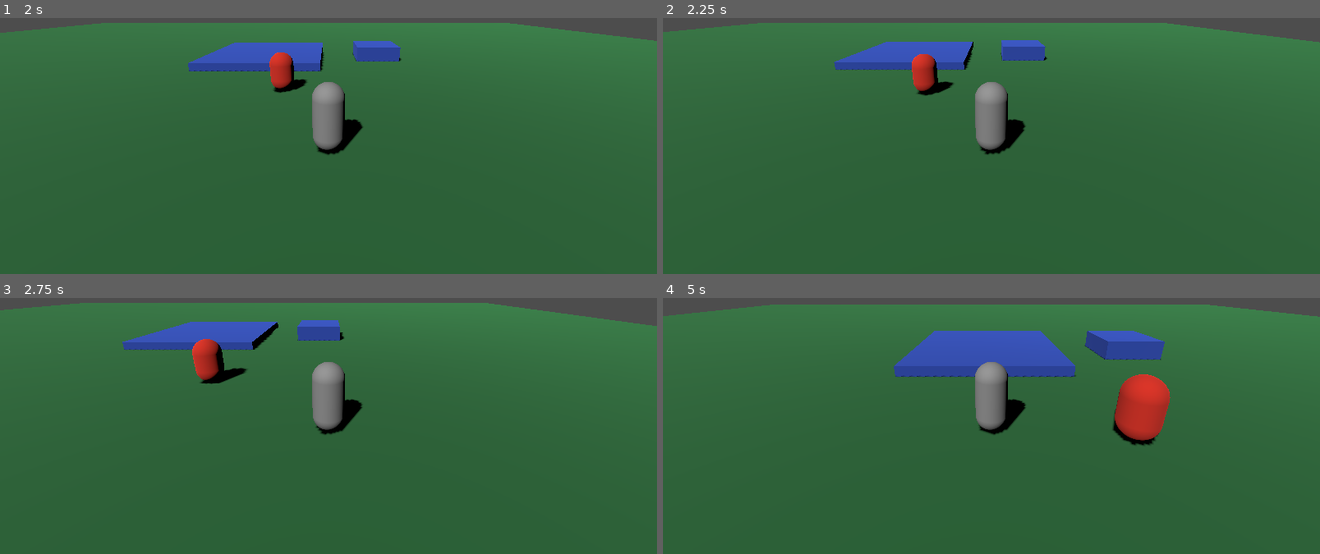
Above: before the commit, frames 1-4 (two rows, left to right).
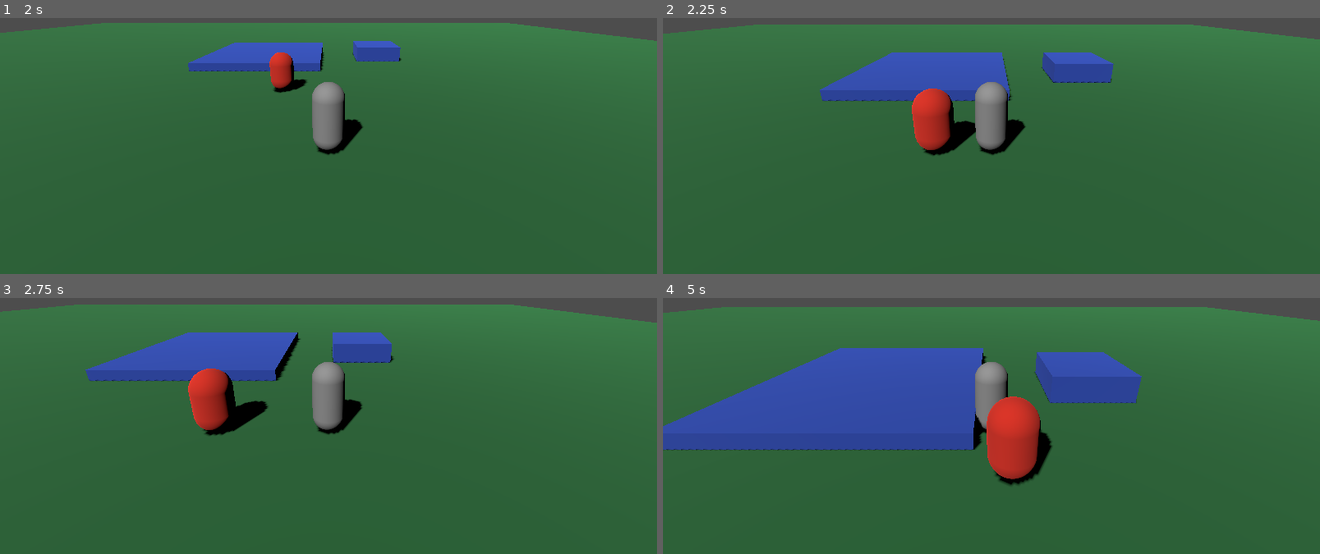
Above: after the commit, the same moments.

Repository: arasamuthu7-maker/Ultimate-Power-
Game: Godot game, scene res://Main.tscn
Same seed, same stepped clock (60 frames per second), same inputs: the game is played once before the commit and once after it.
Inputs:
- Up to frame 1 (2 s): tap Enter at 0.5 s; hold Right (ui_right) 0.53-1.28 s; tap 1 at 0.6 s; hold Down (ui_down) from 1.28 s (still down); tap 2 at 1.35 s
- Up to frame 2 (2.25 s): release Down (ui_down) at 2.03 s; hold Right (ui_right) from 2.03 s (still down); tap 3 at 2.1 s
- Up to frame 3 (2.75 s): keep holding Right (ui_right)
- Up to frame 4 (5 s): release Right (ui_right) at 2.78 s; hold Up (ui_up) 2.78-3.53 s; tap 1 at 2.85 s; hold Left (ui_left) from 3.53 s (still down); tap 2 at 3.6 s; tap 3 at 4.35 s

Frame 1 is identical in both runs. In frame 2, 8.7% of the frame differs, in the area x 0-100%, y 1-54%; in frame 3, 9.1%; in frame 4, 24%, in the area x 0-100%, y 2-74%.

Commit message:
Connect combat controller to main scene

Diff:
--- a/Main.tscn
+++ b/Main.tscn
@@ -1,7 +1,8 @@
-[gd_scene load_steps=12 format=3]
+[gd_scene load_steps=13 format=3]
 
 [ext_resource type="Script" path="res://Player.gd" id="1_player"]
 [ext_resource type="PackedScene" path="res://Enemy.tscn" id="2_enemy"]
+[ext_resource type="Script" path="res://CombatController.gd" id="3_combat"]
 
 [sub_resource type="PlaneMesh" id="PlaneMesh_ground"]
 size = Vector2(80, 80)
@@ -81,6 +82,9 @@
 [node name="PlayerCollision" type="CollisionShape3D" parent="Player"]
 shape = SubResource("CapsuleShape3D_player")
 
+[node name="CombatController" type="Node" parent="."]
+script = ExtResource("3_combat")
+
 [node name="Enemy" parent="." instance=ExtResource("2_enemy")]
 position = Vector3(0, 0.9, -6)
 
